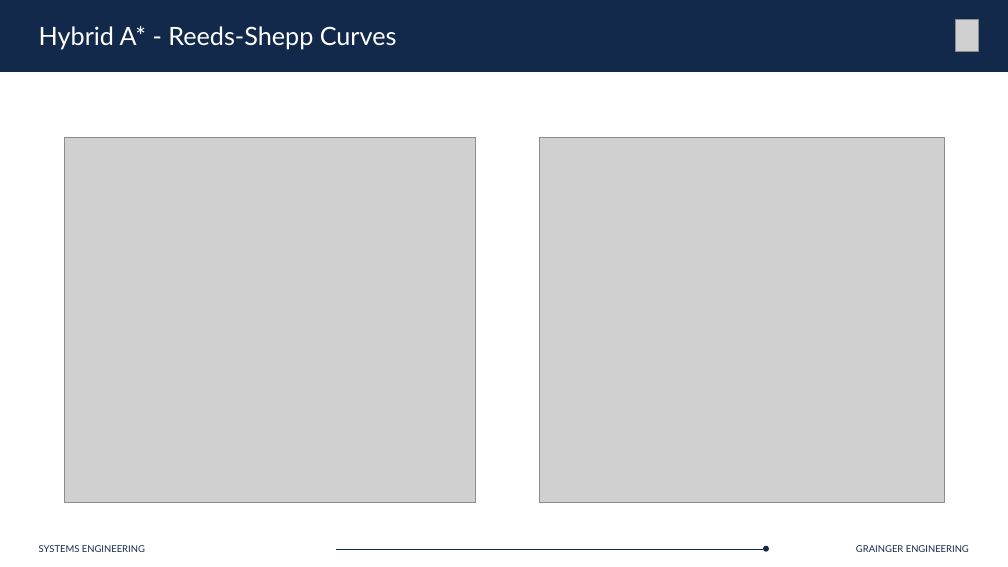
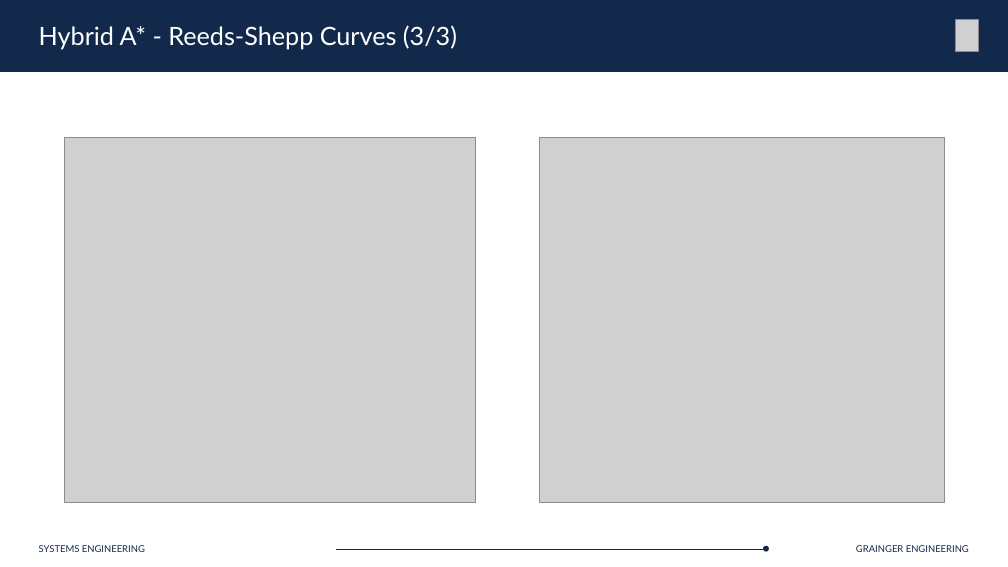
Before and after one commit to Marius-Juston/SE-423---Class-Material, a slide deck: slide 33 of Lectures/Slides/L19.pptx. Drawn at 1008x567 pixels with LibreOffice and Linux fonts; fonts in the diff are those of the drawing; grey boxes stand for pictures. Boxes give left, top, right and bottom in pixels: in the first picture for what was removed or moved away, otherwise in the second. Text is boxed around its words. In the diff, an @@ line names an element or a change of style, - is before the commit and + after.

```diff
--- a/Lectures/Slides/L19.pptx
+++ b/Lectures/Slides/L19.pptx
@@ title at (x1=39, y1=25, x2=457, y2=50): text changed @@
-Hybrid A* - Reeds-Shepp Curves
+Hybrid A* - Reeds-Shepp Curves (3/3)
```
Also in this commit, not shown: 39 other slides changed, 19 other files.
